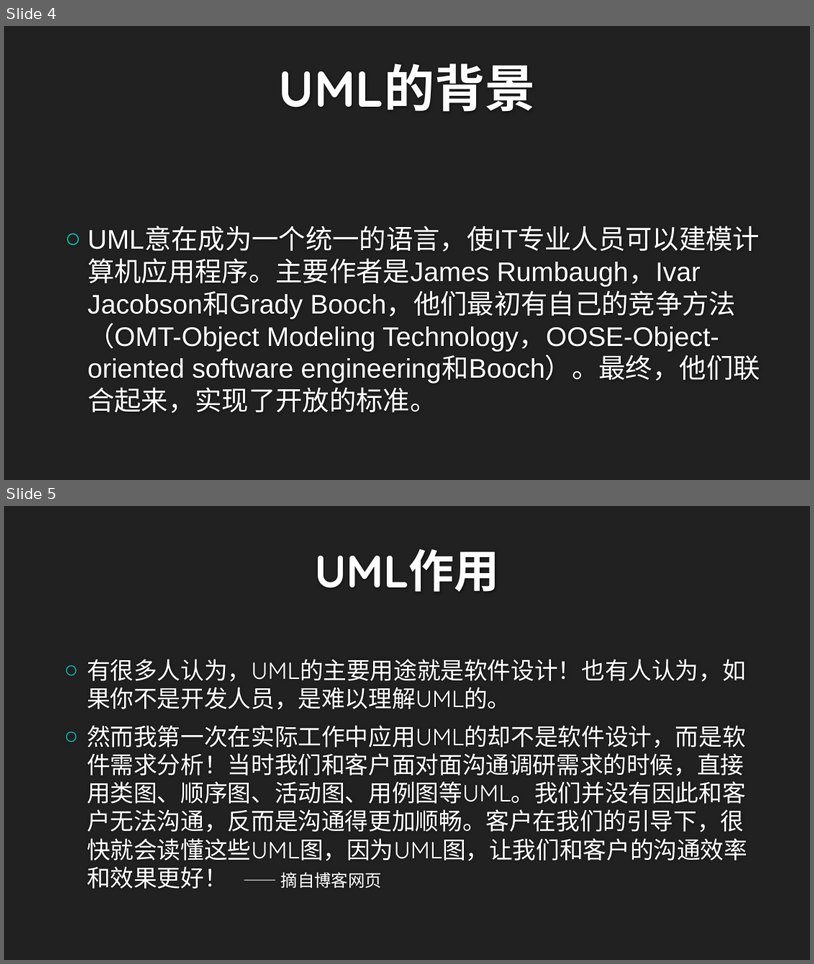
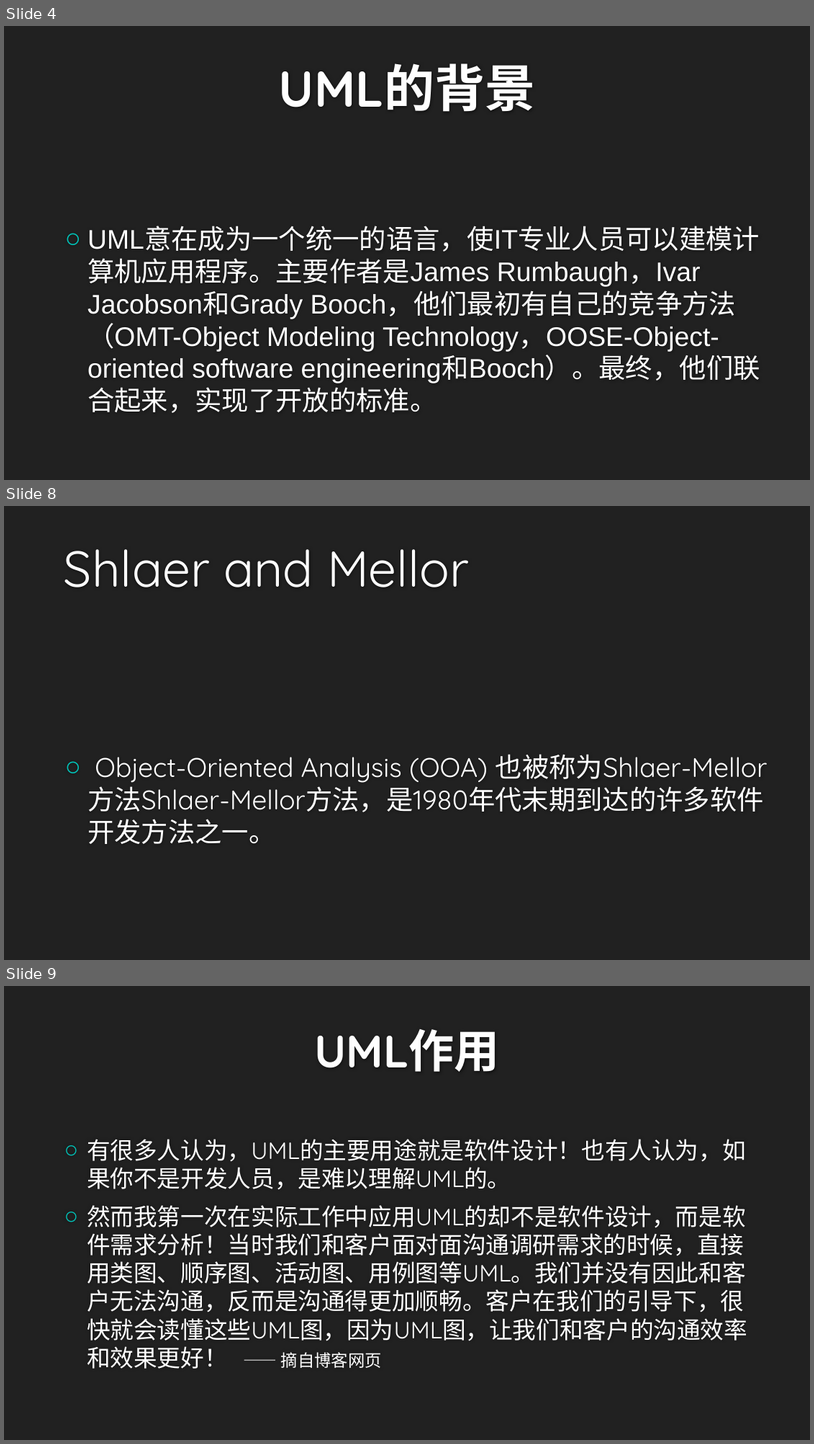
Before and after one commit to twn422/PRD2017, a slide deck: PRD-2017-G24/STW/非受控文件/翻转课堂作业/UML概述/UML概述.pptx. Shown one above the other, each under a label of ours: slides 4 and 5 before the commit, slides 4, 8 and 9 after it; the slides between them are not shown. The pictures are 814x964 and 814x1444 pixels, drawn with LibreOffice and Linux fonts; fonts in the diff are those of the drawing; background and template pictures are left out. Boxes give left, top, right and bottom in pixels: in the first picture for what was removed or moved away, otherwise in the second. Text is boxed around its words. In the diff, an @@ line names an element or a change of style, - is before the commit and + after.

```diff
--- a/PRD-2017-G24/STW/非受控文件/翻转课堂作业/UML概述/UML概述.pptx
+++ b/PRD-2017-G24/STW/非受控文件/翻转课堂作业/UML概述/UML概述.pptx
@@ slide 8 added at (x1=4, y1=506, x2=810, y2=960), background #212121 @@
@@ title added at (x1=64, y1=549, x2=469, y2=587), 60 pt, text #FEFEFE @@
+Shlaer and Mellor
@@ text added at (x1=88, y1=754, x2=767, y2=844), 32 pt, text #FFFFFF @@
+○ Object-Oriented Analysis (OOA) 也被称为Shlaer-Mellor方法Shlaer-Mellor方法，是1980年代末期到达的许多软件开发方法之一。
@@ what was slide 5 is now slide 9 @@
```
Also in this commit, not shown: 3 other slides added.
